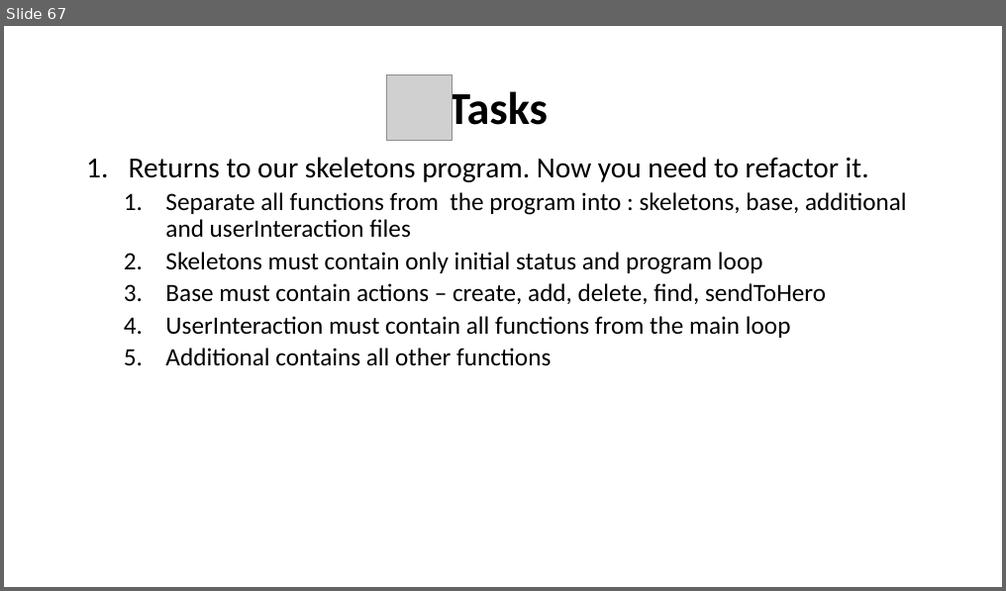
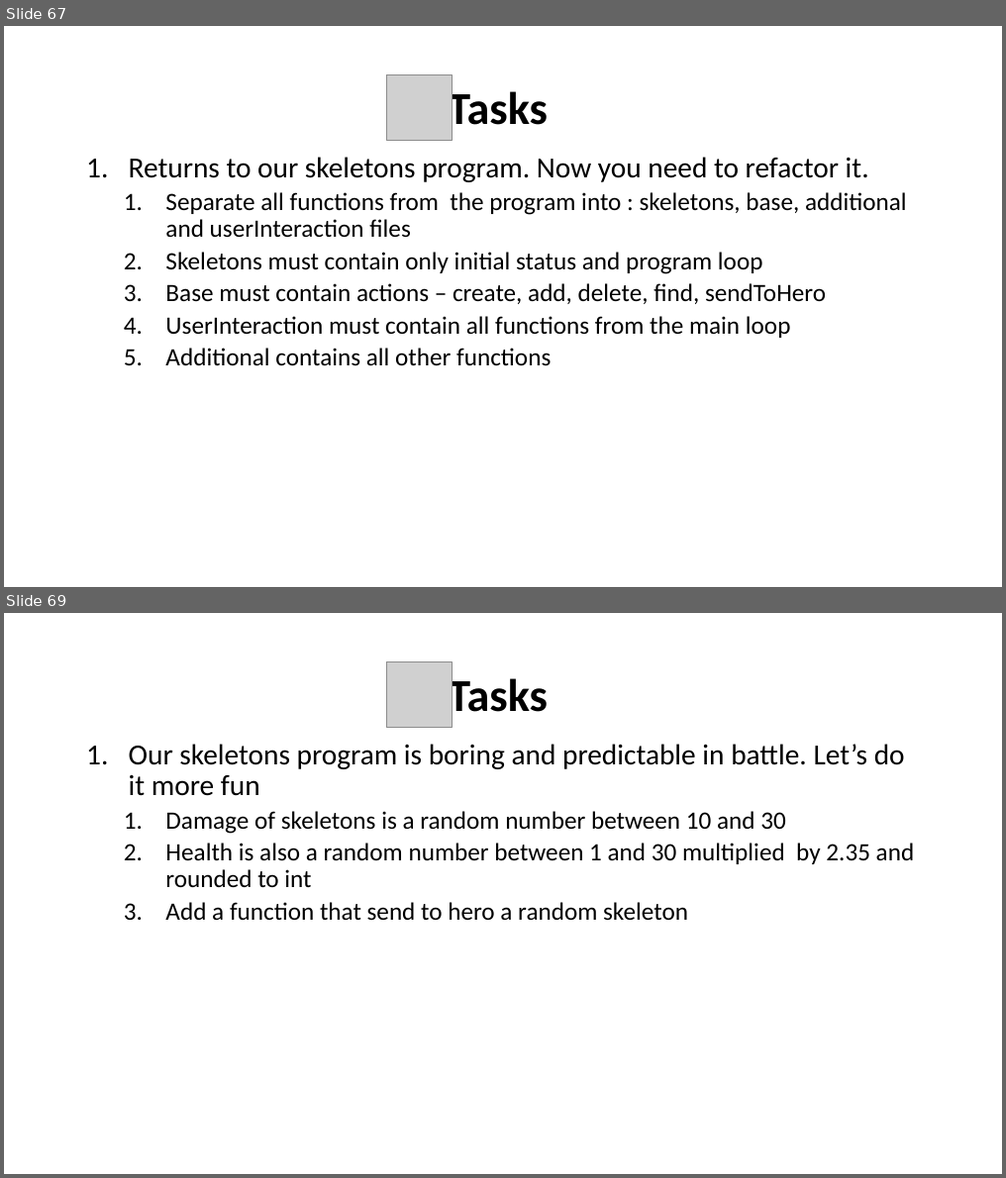
Before and after one commit to WonderLuc/brother-bootcamp, a slide deck: python 101/python_101.pptx. Shown one above the other, each under a label of ours: slide 67 before the commit, slides 67 and 69 after it; the slides between them are not shown. The pictures are 1006x591 and 1006x1178 pixels, drawn with LibreOffice and Linux fonts; fonts in the diff are those of the drawing; grey boxes stand for pictures; background and template pictures are left out. Boxes give left, top, right and bottom in pixels: in the first picture for what was removed or moved away, otherwise in the second. Text is boxed around its words. In the diff, an @@ line names an element or a change of style, - is before the commit and + after.

Commit message:
feat: add random module block

```diff
--- a/python 101/python_101.pptx
+++ b/python 101/python_101.pptx
@@ slide 69 added at (4,613,1002,1174), background picture (left out) @@
@@ picture added at (386,663,451,728) @@
@@ text added at (448,673,548,723), 44 pt, text #000000, bold @@
+Tasks
@@ text added at (129,744,915,921), 24 pt, text #000000 @@
+1. Our skeletons program is boring and predictable in battle. Let’s do it more fun
+  1. Damage of skeletons is a random number between 10 and 30
+  2. Health is also a random number between 1 and 30 multiplied by 2.35 and rounded to int
+  3. Add a function that send to hero a random skeleton
```
Also in this commit, not shown: 2 other slides added, 1 other file.
